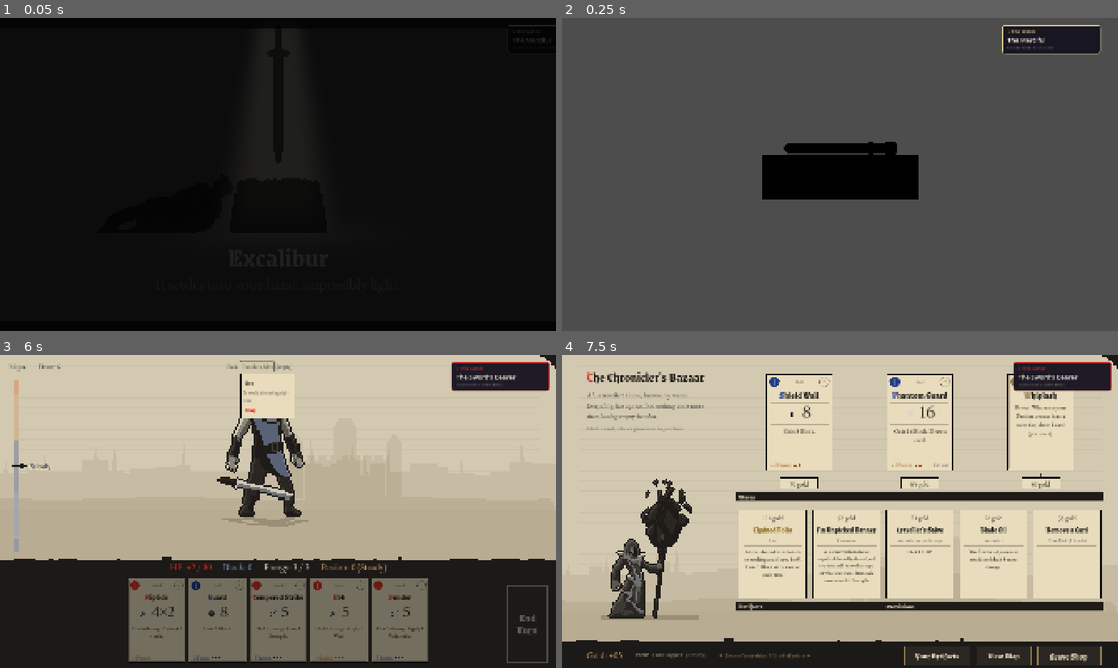
Above: before the commit, frames 1-4 (two rows, left to right).
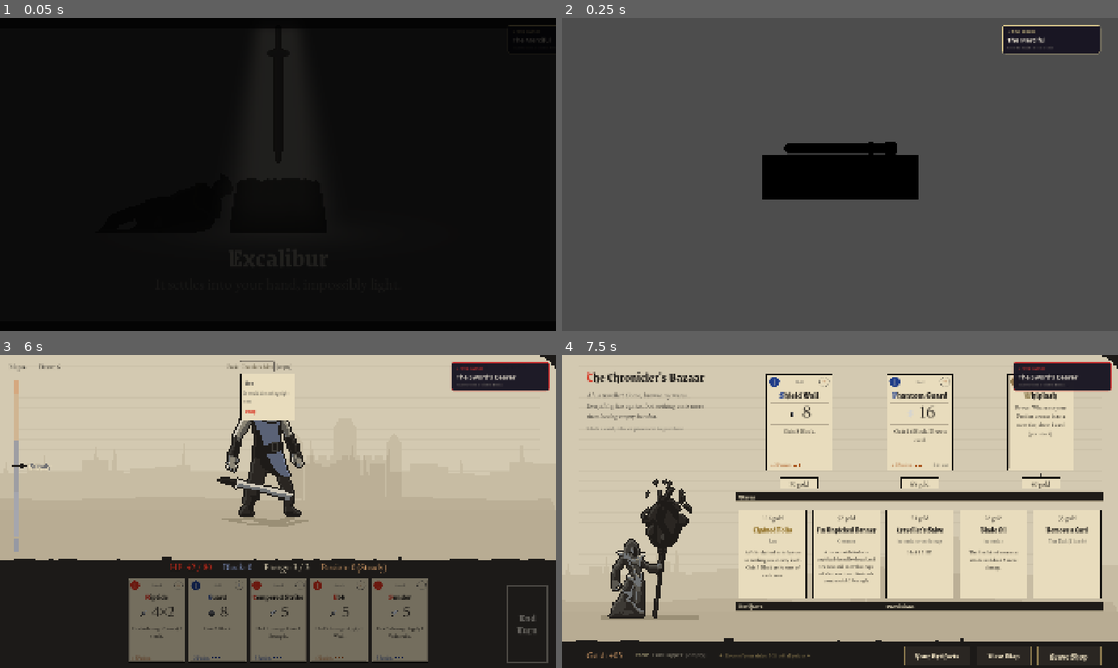
Above: after the commit, the same moments.

Repository: Maliik-B/Mythworn
Game: Godot game, scene res://tools/roster_test.tscn
The game is run twice, just before and just after one commit, with the same random seed, the same clock (stepped at 60 frames per second) and the same inputs. This scene is started directly instead of the project's main scene. Sound files missing from this copy of the repository are replaced by a short silence.
Inputs (mouse positions are in pixels of both pictures, inside the frame that each line leads up to):
- Up to frame 1 (0.05 s): no input
- Up to frame 2 (0.25 s): no input
- Up to frame 3 (6 s): tap Enter (ui_accept) at 0.5, 0.77 s; move the mouse to (400, 495) at 0.52 s; tap Space at 0.6 s; click (400, 495) at 0.67 s; click "Relics: 0" at 1.25 s; click "Deck: 11" at 2 s; click "Titles: 0/2 slots" at 2.75 s; click "⚔" at 3.5 s; click "Map ▸" at 4.25 s; click "Draw: 6" at 5 s; click "Traveller's Salve" at 5.75 s
- Up to frame 4 (7.5 s): tap Enter (ui_accept) at 6.5 s; drag from (728, 527) to (812, 574) at 6.52 s; click "[1] Hold the feeling. Let the…" at 7.25 s

Frames 1-2 are identical in both runs. In frame 3, 0.1% of the frame differs, in the area x 43-52%, y 12-21%; in frame 4, 0.8%, in the area x 32-97%, y 58-73%.

Commit message:
Bundle a symbol font so the map's and the fight's marks are not boxes in a browser
The map's node marks and legend, the fight's Map button and intent icons, and the arrows, triangles and stars in the menus are Unicode symbols that none of the bundled fonts holds, and neither does Godot's built-in default font, which draws most of the interface. A desktop build borrowed them from a font of the operating system's. A browser build has no system fonts, so every one of them was an empty box. Of the 37 characters outside ASCII the scripts write, 23 had no font in the game.

DejaVu Sans 2.37 now ships in assets/fonts with its licence, and a small autoload, SymbolFont, sets it as the fallback of Godot's default font, EB Garamond, Grenze Gotisch and Marcellus SC at startup, so every platform draws the same marks and a desktop no longer depends on what Windows has installed. A fallback the font lists is tried before the system's. It holds all 37 characters, and measured in a window it leaves the line height of each of those fonts as it was. Castoro is left without it: it only prints numerals, holds the ones it prints, and DejaVu's taller line would have raised its line box by 3 px at 20 px. Noto's symbol fonts were tried too and made every line taller.

The roster test checks that the fallback is in place under each of those fonts, that every character outside ASCII in the game's string literals is drawn by every one of them, and that Castoro holds its numerals. The credits list the font and its licence, and the architecture document counts the new autoload.

Diff:
--- a/project.godot
+++ b/project.godot
@@ -18,6 +18,7 @@
 config/icon="res://assets/icon/mythworn_icon.png"
 
 [autoload]
+SymbolFont="*res://scripts/autoloads/symbol_font.gd"
 Events="*res://scripts/autoloads/events.gd"
 RngManager="*res://scripts/autoloads/rng_manager.gd"
 RealmRegistry="*res://scripts/autoloads/realm_registry.gd"
--- /dev/null
+++ b/scripts/autoloads/symbol_font.gd
@@ -0,0 +1,46 @@
+extends Node
+## Puts DejaVu Sans under every font the game draws words with, so a symbol those fonts lack (the
+## map's marks, the fight's icons, the arrows and triangles in the menus) is drawn from it.
+##
+## None of the bundled faces, nor Godot's built-in default, holds the symbols the game uses. A desktop
+## build used to borrow them from a font of the operating system's, so they looked however that
+## font drew them; a browser build has no system fonts and drew every one as an empty box. With
+## DejaVu Sans as each font's fallback, every platform draws the same symbols, and a fallback the
+## font lists is tried before the system's.
+##
+## Castoro is left out on purpose: it only prints numerals, it holds the ones it prints, and DejaVu's
+## taller line would make its line box taller. The other fonts' line heights are unchanged by it.
+
+const SYMBOL_FONT_PATH := "res://assets/fonts/dejavu_sans/DejaVuSans.ttf"
+## Every font a control draws words with, besides Godot's default (ThemeDB.fallback_font).
+const DRAWING_FONT_PATHS: Array[String] = [
+	"res://assets/fonts/eb_garamond/EBGaramond-Variable.ttf",
+	"res://assets/fonts/grenze_gotisch/GrenzeGotisch-Variable.ttf",
+	"res://assets/fonts/grenze_gotisch/GrenzeGotisch-Bold.tres",
+	"res://assets/fonts/marcellus_sc/MarcellusSC-Regular.ttf",
+]
+
+## Held for the life of the game, so the fonts stay in the resource cache with the fallback set:
+## a font every reference let go of would load again without it.
+var _fonts: Array[Font] = []
+
+
+func _init() -> void:
+	var symbols: Font = load(SYMBOL_FONT_PATH)
+	if symbols == null:
+		push_error("SymbolFont: %s did not load" % SYMBOL_FONT_PATH)
+		return
+	_fonts.append(symbols)
+	var targets: Array[Font] = [ThemeDB.fallback_font]
+	for path in DRAWING_FONT_PATHS:
+		var font: Font = load(path)
+		if font:
+			targets.append(font)
+	for font in targets:
+		if font == null or font == symbols:
+			continue
+		var fallbacks: Array[Font] = font.fallbacks
+		if not fallbacks.has(symbols):
+			fallbacks.append(symbols)
+			font.fallbacks = fallbacks
+		_fonts.append(font)
--- a/tools/roster_test.gd
+++ b/tools/roster_test.gd
@@ -59,6 +59,7 @@
 	_test_card_face_words()
 	_test_end_screen_follow()
 	_test_title_says_early_build()
+	_test_every_drawn_symbol_has_a_font()
 	_test_crossing_switch()
 	# The crossing is off in the game until the door's design says how it shows; its tests turn it on.
 	MapGenerator.crossing_enabled = true
@@ -5266,6 +5267,90 @@
 	RunManager.earned_title_ids.assign(saved_titles)
 
 
+## Every character outside ASCII that the game's scripts write into a string can be drawn by every
+## font the game draws words with: each holds it itself or through the symbol font set under it at
+## startup. A browser build has no system fonts to borrow from, so a character none of them holds is
+## an empty box there; this keeps a new symbol from shipping that way.
+func _test_every_drawn_symbol_has_a_font() -> void:
+	var symbol_font = load("res://scripts/autoloads/symbol_font.gd")
+	var fonts := {"Godot's default font": ThemeDB.fallback_font}
+	for path in symbol_font.DRAWING_FONT_PATHS:
+		fonts[path.get_file()] = load(path)
+	var symbols: Font = load(symbol_font.SYMBOL_FONT_PATH)
+	var wired := true
+	for key in fonts:
+		wired = wired and fonts[key] != null and fonts[key].fallbacks.has(symbols)
+	_check("the symbol font sits under Godot's default font and every bundled face but the numerals'", wired)
+
+	var found := {}  # character -> the first "file:line" that writes it
+	for root in ["res://scripts", "res://scenes"]:
+		_collect_string_chars(root, found)
+	var missing: PackedStringArray = []
+	for c in found:
+		for key in fonts:
+			if not _font_draws(fonts[key], c.unicode_at(0)):
+				missing.append("U+%04X in %s, not drawn by %s" % [c.unicode_at(0), found[c], key])
+	_check("every one of the %d characters outside ASCII in the game's strings has a font that draws it%s"
+		% [found.size(), "" if missing.is_empty() else ": " + "; ".join(missing)], missing.is_empty() and found.size() > 20)
+	var numerals: Font = load(CardFace.NUMERAL_FONT_PATH)
+	var held := true
+	for c in "0123456789X×":
+		held = held and numerals.has_char(c.unicode_at(0))
+	_check("Castoro, which has no symbol font under it, holds every numeral it prints, × included", held)
+
+
+func _font_draws(font: Font, code: int) -> bool:
+	if font.has_char(code):
+		return true
+	for fb in font.fallbacks:
+		if fb and fb.has_char(code):
+			return true
+	return false
+
+
+## The characters outside ASCII inside the string literals of every .gd file under `dir`, comments
+## skipped.
+func _collect_string_chars(dir: String, found: Dictionary) -> void:
+	for sub in DirAccess.get_directories_at(dir):
+		_collect_string_chars(dir.path_join(sub), found)
+	for file in DirAccess.get_files_at(dir):
+		if file.get_extension() != "gd":
+			continue
+		var path := dir.path_join(file)
+		var text := FileAccess.get_file_as_string(path)
+		var quote := ""  # the open string's delimiter, "" outside a string
+		var line := 1
+		var i := 0
+		while i < text.length():
+			var c := text[i]
+			if c == "\n":
+				line += 1
+				if quote.length() == 1:
+					quote = ""
+				i += 1
+				continue
+			if quote == "":
+				if c == "#":
+					while i < text.length() and text[i] != "\n":
+						i += 1
+					continue
+				if c == "\"" or c == "'":
+					quote = c.repeat(3) if text.substr(i, 3) == c.repeat(3) else c
+					i += quote.length()
+					continue
+			else:
+				if c == "\\":
+					i += 2
+					continue
+				if text.substr(i, quote.length()) == quote:
+					i += quote.length()
+					quote = ""
+					continue
+				if c.unicode_at(0) > 127 and not found.has(c):
+					found[c] = "%s:%d" % [path.trim_prefix("res://"), line]
+			i += 1
+
+
 ## The title's version label says the build is an early one.
 func _test_title_says_early_build() -> void:
 	var scene: Node = load("res://scenes/title/title_screen.tscn").instantiate()
Binary file added: assets/fonts/dejavu_sans/DejaVuSans.ttf
Not shown, added: assets/fonts/dejavu_sans/DejaVuSans.ttf.import
Not shown, added: assets/fonts/dejavu_sans/LICENSE.txt
Not shown, added: scripts/autoloads/symbol_font.gd.uid
Not shown, changed: assets/sprites/CREDITS.md
Not shown, changed: docs/ARCHITECTURE.md
